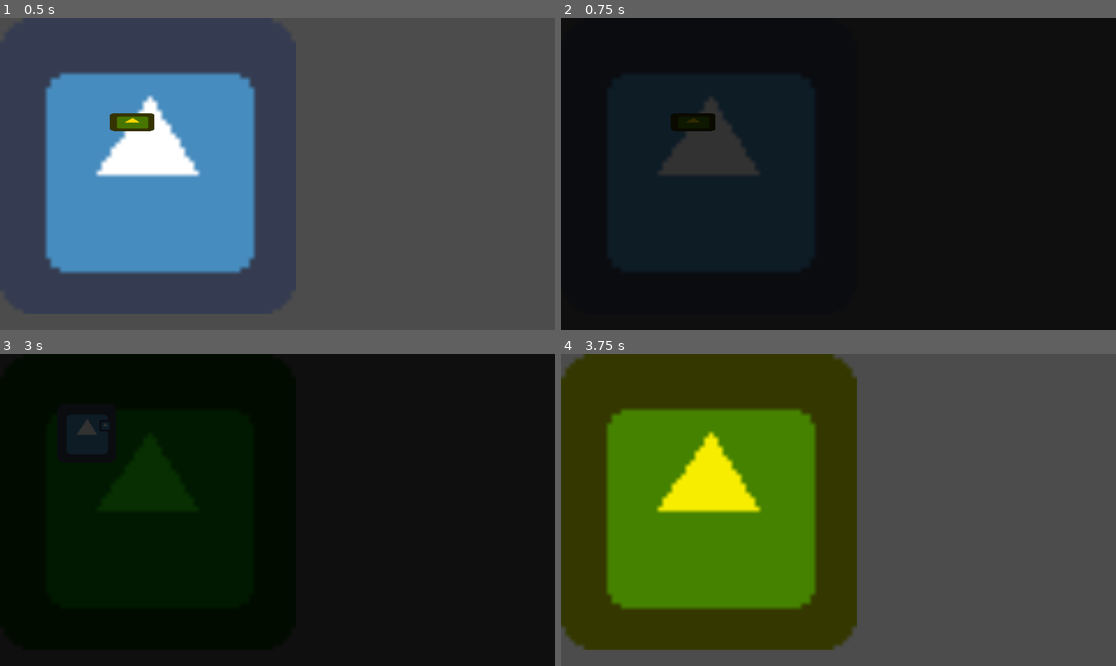
Above: before the commit, frames 1-4 (two rows, left to right).
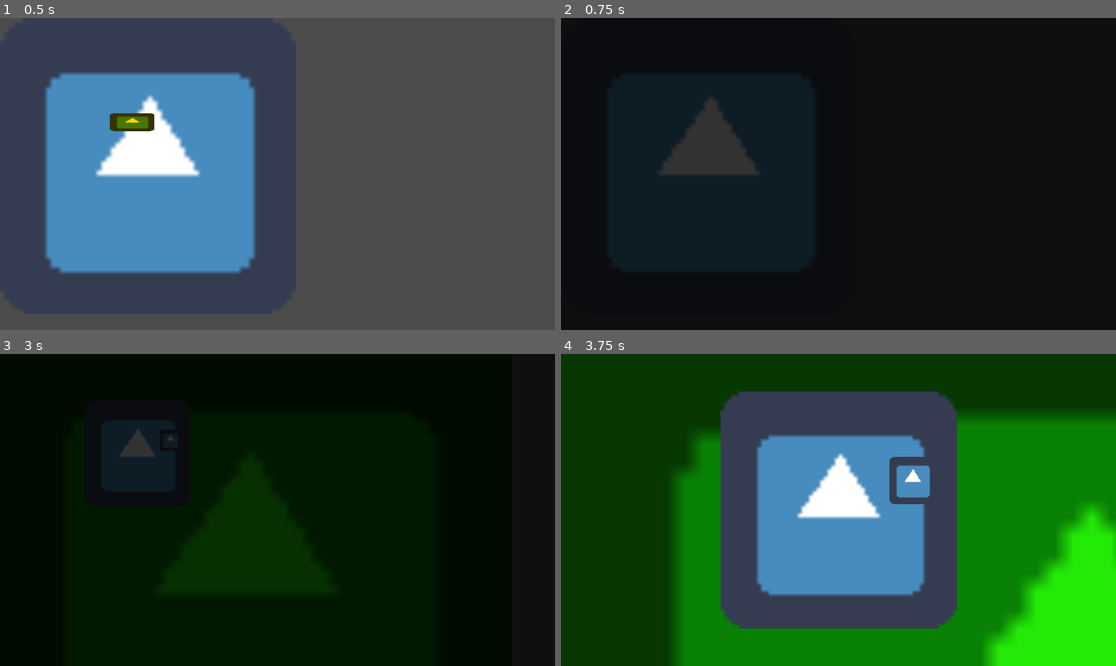
Above: after the commit, the same moments.

Repository: bemain/game-jam-2022w8
Game: Godot game, scene res://World.tscn
The game is run twice, just before and just after one commit, with the same random seed, the same clock (stepped at 60 frames per second) and the same inputs. The engine's default icon, where the game draws it, is replaced by a stand-in: a white triangle on a blue panel in a dark square.
Inputs (mouse positions are in pixels of both pictures, inside the frame that each line leads up to):
- Up to frame 1 (0.5 s): no input
- Up to frame 2 (0.75 s): move the mouse to (694, 120) at 0.52 s; hold Right (ui_right) from 0.53 s (still down); click (694, 120) at 0.67 s
- Up to frame 3 (3 s): move the mouse to (166, 525) at 1.27 s; release Right (ui_right) at 1.28 s; hold Down (ui_down) 1.28-2.03 s; click (166, 525) at 1.42 s; tap Enter at 2 s; move the mouse to (333, 441) at 2.02 s; hold Right (ui_right) 2.03-2.78 s; click (333, 441) at 2.17 s; move the mouse to (88, 432) at 2.77 s; hold Up (ui_up) from 2.78 s (still down); click (88, 432) at 2.92 s
- Up to frame 4 (3.75 s): move the mouse to (1005, 556) at 3.52 s; release Up (ui_up) at 3.53 s; hold Left (ui_left) from 3.53 s (still down); click (1005, 556) at 3.67 s

Frame 1 is identical in both runs. In frame 2, 0.5% of the frame differs, in the area x 19-28%, y 30-37%; in frame 3, 7.3%; in frame 4, 93%, in the area x 0-100%, y 0-100%.

Commit message:
Forward input to Viewport

Diff:
--- a/World.tscn
+++ b/World.tscn
@@ -80,6 +80,7 @@
 margin_right = 1920.0
 margin_bottom = 1080.0
 rect_scale = Vector2( 0.5, 0.5 )
+mouse_filter = 2
 __meta__ = {
 "_edit_use_anchors_": false
 }
@@ -90,6 +91,7 @@
 handle_input_locally = false
 usage = 0
 render_target_update_mode = 3
+physics_object_picking = true
 
 [node name="Room_Test" parent="ViewportContainer/Viewport" instance=ExtResource( 1 )]
 
